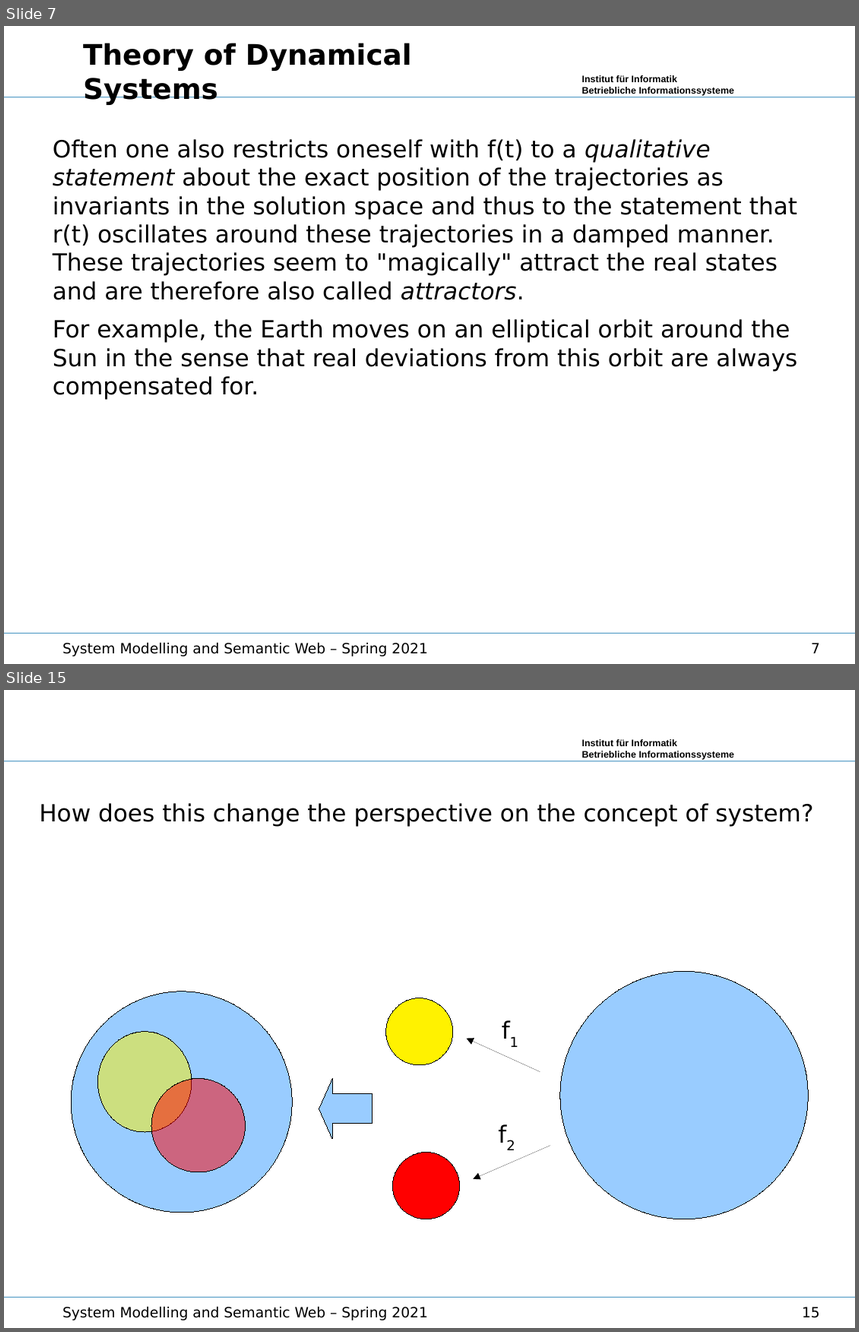
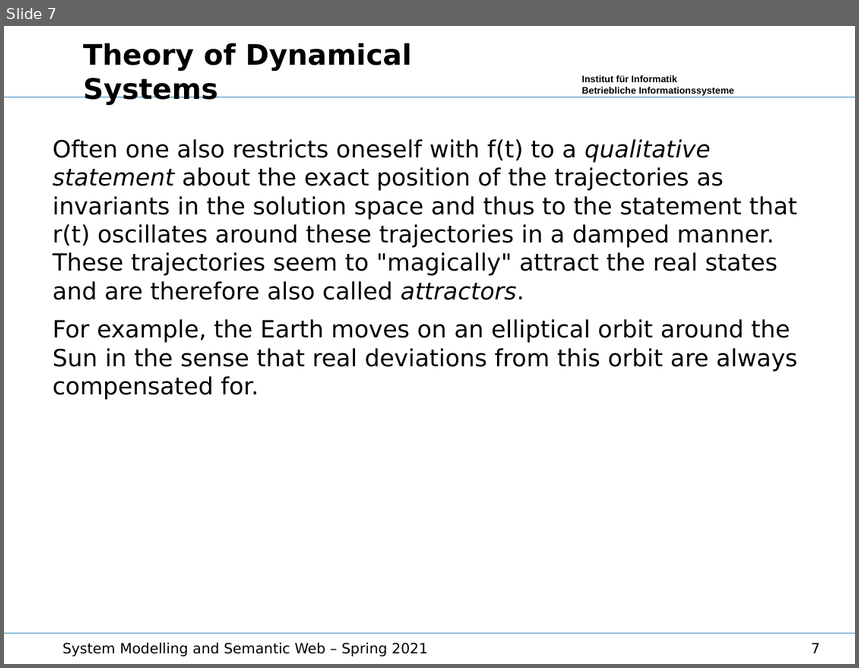
Before and after one commit to wumm-project/Leipzig-Seminar, a slide deck: Summerterm-2021/Lecture/SystemDevelopment.odp. Shown one above the other, each under a label of ours: slides 7 and 15 before the commit, slide 7 after it; the slides between them are not shown. The pictures are 859x1332 and 859x668 pixels, drawn with LibreOffice and Linux fonts; fonts in the diff are those of the drawing; background and template pictures are left out. Boxes give left, top, right and bottom in pixels: in the first picture for what was removed or moved away, otherwise in the second. Text is boxed around its words. In the diff, an @@ line names an element or a change of style, - is before the commit and + after.

```diff
--- a/Summerterm-2021/Lecture/SystemDevelopment.odp
+++ b/Summerterm-2021/Lecture/SystemDevelopment.odp
@@ slide 15 removed at box(4, 690, 855, 1328), background #FFFFFF; not listed: 3 template elements that a slide beside it also shows @@
@@ text removed at box(39, 803, 813, 827) @@
-How does this change the perspective on the concept of system?
@@ ellipse removed at box(560, 972, 808, 1220) @@
@@ ellipse removed at box(71, 991, 293, 1213) @@
@@ ellipse removed at box(386, 998, 453, 1065) @@
@@ text removed at box(493, 1011, 554, 1054) @@
-f1
@@ ellipse removed at box(97, 1032, 191, 1132) @@
@@ arrow removed from (541, 1072) to (466, 1038) @@
@@ ellipse removed at box(151, 1079, 245, 1173) @@
@@ right arrow removed at box(319, 1079, 373, 1139) @@
@@ text removed at box(490, 1116, 550, 1158) @@
-f2
@@ arrow removed from (550, 1145) to (473, 1179) @@
@@ ellipse removed at box(393, 1152, 460, 1220) @@
@@ text removed at box(63, 1307, 427, 1321) @@
-System Modelling and Semantic Web – Spring 2021
@@ page number removed at box(802, 1307, 820, 1319) @@
-15
```
Also in this commit, not shown: 3 slides changed, 9 other slides removed, 13 other files.
